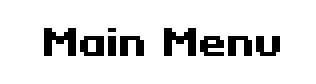
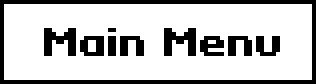
Layer changes from the first 316x84 image to the second:
showed "Layer 1" over <box>0,0,316,84</box>
